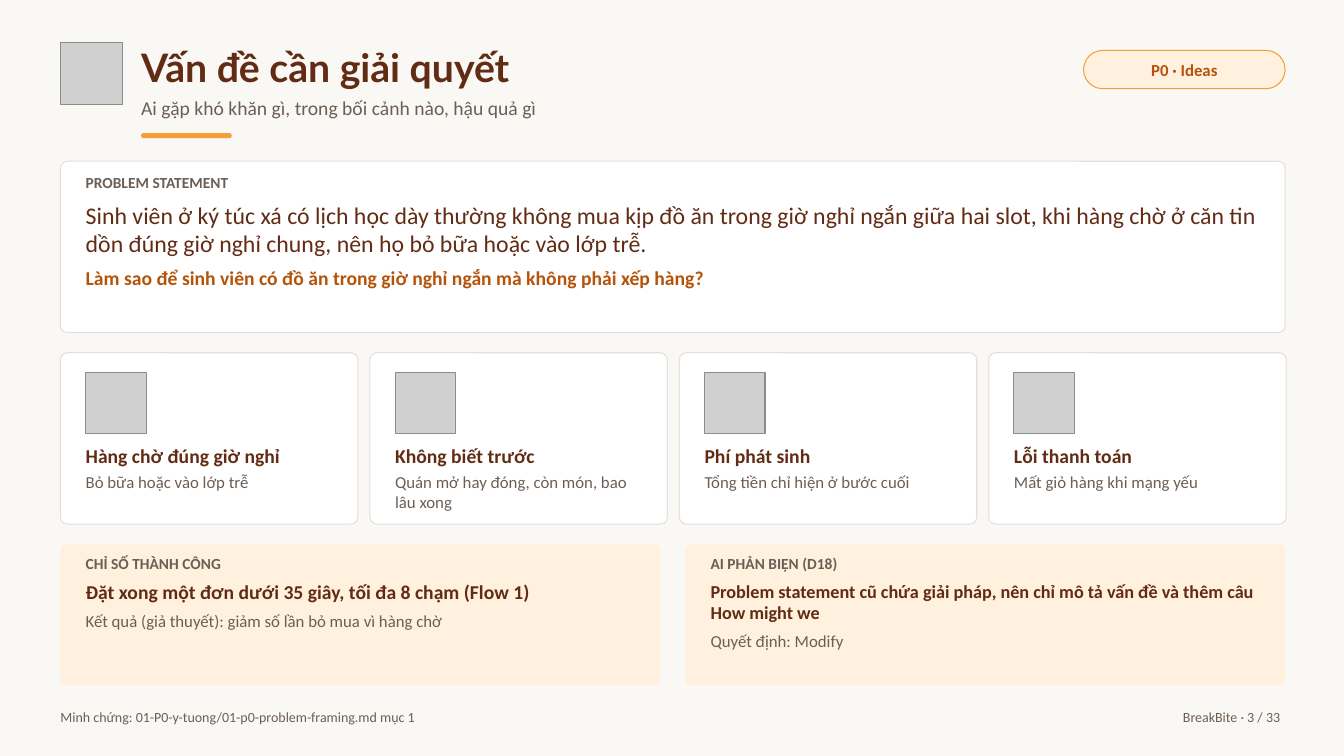
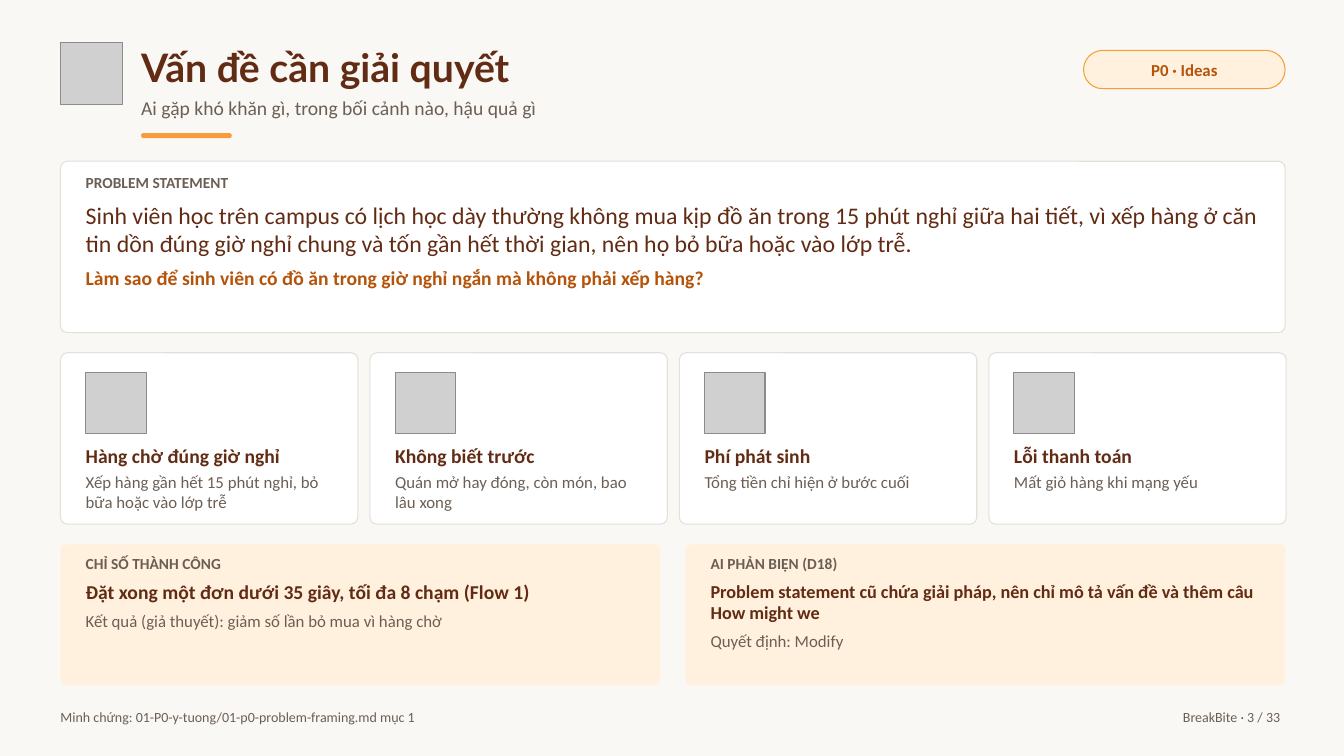
Before and after one commit to baonv0817/PRM323-Lab2-Group2, a slide deck: slide 3 of 07-trinh-bay/BreakBite_Lab2_Presentation.pptx. Drawn at 1344x756 pixels with LibreOffice and Linux fonts; fonts in the diff are those of the drawing; grey boxes stand for pictures. Boxes give left, top, right and bottom in pixels: in the first picture for what was removed or moved away, otherwise in the second. Text is boxed around its words. In the diff, an @@ line names an element or a change of style, - is before the commit and + after.

Commit message:
Reframe target users as students studying on campus with 15-minute breaks between periods; drop dormitory premise

```diff
--- a/07-trinh-bay/BreakBite_Lab2_Presentation.pptx
+++ b/07-trinh-bay/BreakBite_Lab2_Presentation.pptx
@@ text at (86, 206, 1257, 256): text changed @@
-Sinh viên ở ký túc xá có lịch học dày thường không mua kịp đồ ăn trong giờ nghỉ ngắn giữa hai slot, khi hàng chờ ở căn tin dồn đúng giờ nghỉ chung, nên họ bỏ bữa hoặc vào lớp trễ.
+Sinh viên học trên campus có lịch học dày thường không mua kịp đồ ăn trong 15 phút nghỉ giữa hai tiết, vì xếp hàng ở căn tin dồn đúng giờ nghỉ chung và tốn gần hết thời gian, nên họ bỏ bữa hoặc vào lớp trễ.
@@ text at (86, 475, 319, 511): text changed @@
-Bỏ bữa hoặc vào lớp trễ
+Xếp hàng gần hết 15 phút nghỉ, bỏ bữa hoặc vào lớp trễ
```
Also in this commit, not shown: 4 other slides changed, 19 other files.
